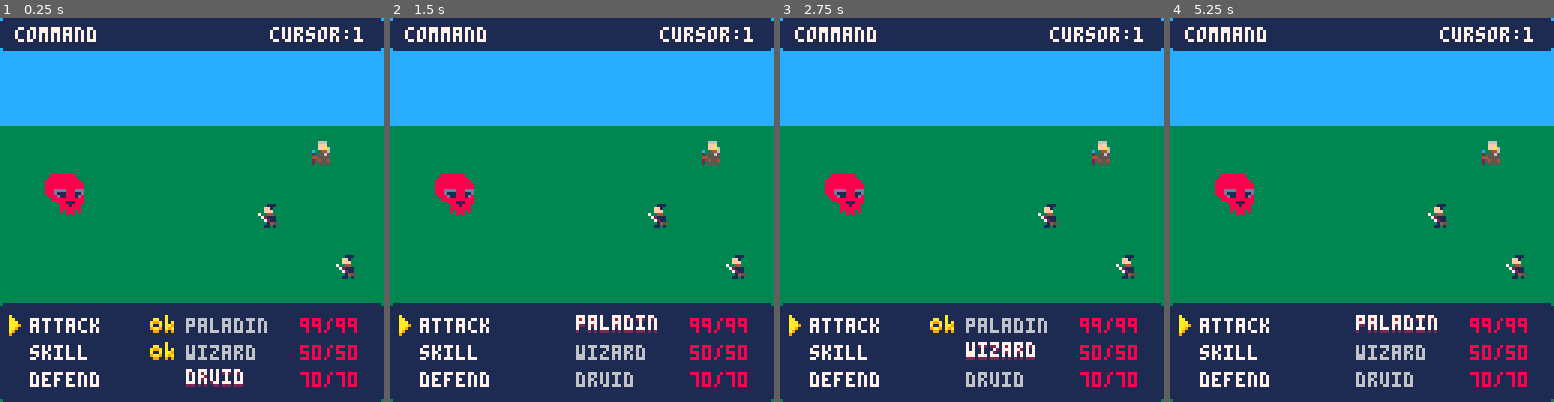
Above: before the commit, frames 1-4 (left to right).
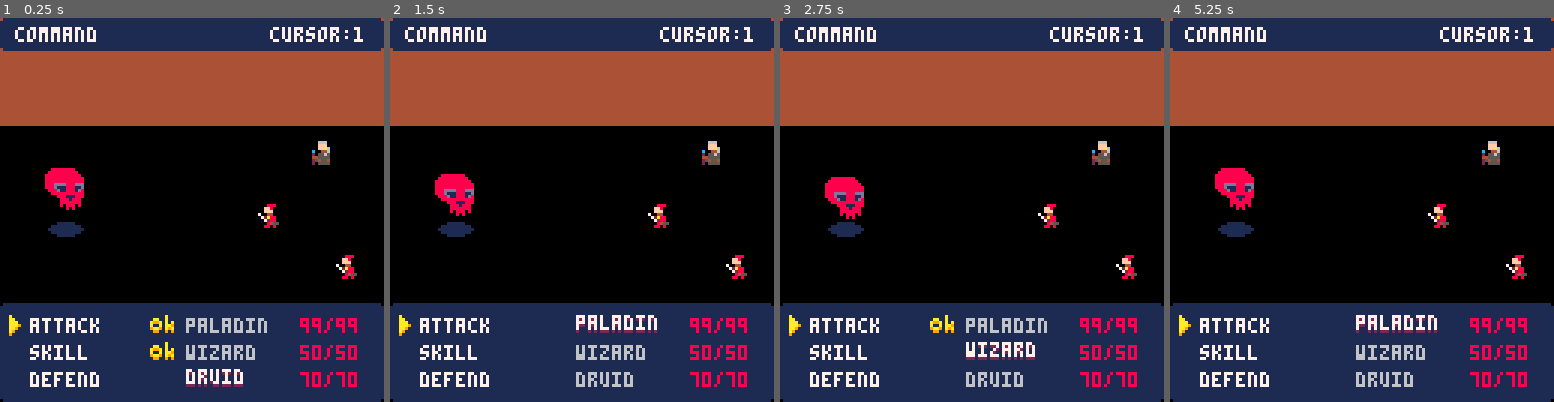
Above: after the commit, the same moments.

Repository: DevonOrxi/pico-rpg
Game: PICO-8 cartridge rpg.p8
Same seed, same stepped clock (60 frames per second), same inputs: the game is played once before the commit and once after it.
Inputs:
- Up to frame 1 (0.25 s): no input
- Up to frame 2 (1.5 s): tap X (X key) at 0.33, 1.07 s; tap O (Z key) at 0.7 s
- Up to frame 3 (2.75 s): tap O (Z key) at 1.7, 2.1, 2.5 s; tap X (X key) at 1.85 s; hold Up 2.15-2.42 s
- Up to frame 4 (5.25 s): tap O (Z key) every 0.4 s from 2.9 to 4.9 s; tap X (X key) at 2.97, 4.08, 5.2 s; hold Down 3.63-3.97 s; hold Up 4.73-5.03 s

The runs differ from the first frame. In frame 1, 65% of the frame differs, in the area x 0-100%, y 0-100%; in frame 2, 64%; in frame 3, 65%; in frame 4, 65%.

Commit message:
Animations and cursors

Diff:
--- a/rpg.p8
+++ b/rpg.p8
@@ -8,6 +8,8 @@
 b_status = "plan"
 flashing_screen = false
 flashing_color = 7
+
+cursor_selection = {}
 
 pc_slots = {
 	{ x = 85, y = 62 },
@@ -133,10 +135,16 @@
 		atk = 10, def = 5,
 		spd = 5, mag = 5,
 		spr = 64,
+		is_flying = true,
 		anchors = {
 			fx = {
 				x = 8,
 				y = 8
+			},
+			cursor = {
+				x = 16,
+				y = 4,
+				flipped = true
 			}
 		}
 	}
@@ -155,174 +163,171 @@
 -- ===== TASK MANAGER (COROUTINAS) =====
 
 taskmgr = {
-  executing = {},
-  queue = {}
+	executing = {},
+	queue = {}
 }
 
 function new_task(args)
-  local t = {
-    state = "awaiting",
-    next = args.next,
-    on_start = args.on_start,
-    on_tick = args.on_tick,
-    is_finished = args.is_finished,
-    on_done = args.on_done
-  }
-
-  t.co = cocreate(function()
-    t.state = "executing"
-    if t.on_start then t:on_start() end
-
-    -- si no hay on_tick, el task termina enseguida
-    local finished = false or not t.on_tick
-
-    while not finished do
-      t:on_tick()
-
-      if t.is_finished then
-        finished = t:is_finished()
-      else
-        finished = true
-      end
-
-      yield()
-    end
-
-    if t.on_done then t:on_done() end
-  end)
-
-  return t
+	local t = {
+		state = "awaiting",
+		next = args.next,
+		on_start = args.on_start,
+		on_tick = args.on_tick,
+		is_finished = args.is_finished,
+		on_done = args.on_done
+	}
+
+	t.co = cocreate(function()
+		t.state = "executing"
+		if t.on_start then t:on_start() end
+
+		-- si no hay on_tick, el task termina enseguida
+		local finished = false or not t.on_tick
+
+		while not finished do
+			t:on_tick()
+
+			if t.is_finished then
+				finished = t:is_finished()
+			else
+				finished = true
+			end
+
+			yield()
+		end
+
+		if t.on_done then t:on_done() end
+	end)
+
+	return t
 end
 
 function taskmgr.add(t)
-  add(taskmgr.queue, t)
+	add(taskmgr.queue, t)
 end
 
 local function start_queued()
-  for t in all(taskmgr.queue) do
-    add(taskmgr.executing, t)
-    del(taskmgr.queue, t)
-  end
+	for t in all(taskmgr.queue) do
+		add(taskmgr.executing, t)
+		del(taskmgr.queue, t)
+	end
 end
 
 local function tick_executing()
-  for t in all(taskmgr.executing) do
-    local ok, err = coresume(t.co)
-
-    -- si explota la corutina, la sacamos
-    if not ok then
-      -- opcional: printh(err)
-      del(taskmgr.executing, t)
-
-    -- si terminれは normalmente
-    elseif costatus(t.co) == "dead" then
-      if t.next then
-        -- permitir secuencias: t.next = {t2, t3, ...} o un solo task
-        if type(t.next) == "table" and t.next[1] then
-          for nt in all(t.next) do
-            taskmgr.add(nt)
-          end
-        else
-          taskmgr.add(t.next)
-        end
-      end
-
-      del(taskmgr.executing, t)
-    end
-  end
+	for t in all(taskmgr.executing) do
+		local ok, err = coresume(t.co)
+
+		-- si explota la corutina, la sacamos
+		if not ok then
+			-- opcional: printh(err)
+			del(taskmgr.executing, t)
+
+			-- si terminれは normalmente
+		elseif costatus(t.co) == "dead" then
+			if t.next then
+				-- permitir secuencias: t.next = {t2, t3, ...} o un solo task
+				if type(t.next) == "table" and t.next[1] then
+					for nt in all(t.next) do
+						taskmgr.add(nt)
+					end
+				else
+					taskmgr.add(t.next)
+				end
+			end
+
+			del(taskmgr.executing, t)
+		end
+	end
 end
 
 function taskmgr.update()
-  start_queued()
-  tick_executing()
+	start_queued()
+	tick_executing()
 end
 
 function await(secs)
-  -- en ani.p8 estaba hardcodeado a 30 fps
-  -- lo dejo igual por ahora para que el comportamiento sea el mismo
-  local frames = max(0, flr((secs or 0) * 30 + 0.5))
-  for i=1, frames do
-    yield()
-  end
+	-- en ani.p8 estaba hardcodeado a 30 fps
+	-- lo dejo igual por ahora para que el comportamiento sea el mismo
+	local frames = max(0, flr((secs or 0) * 30 + 0.5))
+	for i = 1, frames do
+		yield()
+	end
 end
 
 function lerp_char_pos(c, tx, ty, seconds)
-  local sx, sy = c.x, c.y
-  local frames = max(1, flr(seconds * stat(7) + 0.5))
-
-  for i=1,frames do
-    local t = i / frames
-    c.x = sx + (tx - sx) * t
-    c.y = sy + (ty - sy) * t
-    yield()
-  end
-
-  c.x, c.y = tx, ty
+	local sx, sy = c.x, c.y
+	local frames = max(1, flr(seconds * stat(7) + 0.5))
+
+	for i = 1, frames do
+		local t = i / frames
+		c.x = sx + (tx - sx) * t
+		c.y = sy + (ty - sy) * t
+		yield()
+	end
+
+	c.x, c.y = tx, ty
 end
 
 function init_actor_anim(a, anim_frames)
-  a.anim = {
-    id = "idle",
-    frame = 1,
-    ticker = 0,
-    -- en ani.p8, si looping es nil, no loopea; lo respetamos
-    looping = true
-  }
-  a.is_flashing = 0
-  a.anim_frame_data = anim_frames or default_player_anim_frames
+	a.anim = {
+		id = "idle",
+		frame = 1,
+		ticker = 0,
+		-- en ani.p8, si looping es nil, no loopea; lo respetamos
+		looping = true
+	}
+	a.is_flashing = 0
+	a.anim_frame_data = anim_frames
 end
 
 function update_actor_anim(a)
-  if not a or not a.anim or not a.anim_frame_data then
-    return
-  end
-
-  a.anim.ticker += 1
-
-  if a.anim.ticker >= tps then
-    a.anim.ticker = 0
-    local cur = a.anim_frame_data[a.anim.id]
-    if not cur then return end
-
-    a.anim.frame += 1
-    if a.anim.frame > #cur then
-      if a.anim.looping then
-        a.anim.frame = 1
-      else
-        a.anim.frame = #cur
-      end
-    end
-
-    a.spr = cur[a.anim.frame]
-  end
+	if not a or not a.anim or not a.anim_frame_data then
+		return
+	end
+
+	a.anim.ticker += 1
+
+	if a.anim.ticker >= tps then
+		a.anim.ticker = 0
+		local cur = a.anim_frame_data[a.anim.id]
+		if not cur then return end
+
+		a.anim.frame += 1
+		if a.anim.frame > #cur then
+			if a.anim.looping then
+				a.anim.frame = 1
+			else
+				a.anim.frame = #cur
+			end
+		end
+
+		a.spr = cur[a.anim.frame]
+	end
 end
 
 function update_anims()
-  -- players
-  if players then
-    for p in all(players) do
-      update_actor_anim(p)
-    end
-  end
-
-  -- enemies (por ahora sれはlo los que tengan anim definida)
-  if enemies then
-    for e in all(enemies) do
-      update_actor_anim(e)
-    end
-  end
+	-- players
+	for p in all(players) do
+		update_actor_anim(p)
+	end
+
+	-- enemies
+	for e in all(enemies) do
+		update_actor_anim(e)
+		update_floating(e)
+	end
 end
 
 function start_actor_anim(a, anim_id, looping)
-  if not a or not a.anim then return end
-
-  a.anim.id = anim_id
-  a.anim.frame = 1
-  a.anim.ticker = 0
-
-  if looping ~= nil then
-    a.anim.looping = looping
-  end
+	if not a or not a.anim then return end
+
+	a.anim.id = anim_id
+	a.anim.frame = 1
+	a.anim.ticker = 0
+
+	if looping ~= nil then
+		a.anim.looping = looping
+	end
 end
 
 --#pub-func
@@ -360,8 +365,10 @@
 			ui_stats = draw_stats
 		},
 		target = {
+			--no command sino nombre del actor?
 			ui_command = draw_command_texts,
-			ui_stats = draw_stats
+			ui_stats = draw_stats,
+			ui_cursor = draw_pointer_cursors
 		},
 		skill_sel = {
 			ui_skill_sel = draw_skill_sel
@@ -373,32 +380,32 @@
 end
 
 function _update()
-  -- corutinas generales (timelines, tweens, etc.)
-  taskmgr.update()
-
-  -- animaciones de actores
-  update_anims()
-
-  -- timers de daれねo flotante
-  update_damage_counters()
-
-  -- lれはgica de input / estados
-  if b_status == "plan" then
-    plan_loop()
-  elseif b_status == "exec" then
-    -- por ahora no hay lれはgica extra de exec:
-    -- las corutinas se ejecutan siempre via taskmgr.update()
-  end
+	-- corutinas generales (timelines, tweens, etc.)
+	taskmgr.update()
+
+	-- animaciones de actores
+	update_anims()
+
+	-- timers de daれねo flotante
+	update_damage_counters()
+
+	-- lれはgica de input / estados
+	if b_status == "plan" then
+		plan_loop()
+	elseif b_status == "exec" then
+		-- por ahora no hay lれはgica extra de exec:
+		-- las corutinas se ejecutan siempre via taskmgr.update()
+	end
 end
 
 function _draw()
 	cls()
 	draw_back()
-	spr(enemies[1].spr, enemies[1].x, enemies[1].y, 2, 2)
+	draw_enemies()
 	draw_party()
 	draw_ui()
 	-- debug:
-	print("cursor:"..tostr(nav_cursor_ix), 90, 3, 7)
+	print("cursor:" .. tostr(nav_cursor_ix), 90, 3, 7)
 end
 
 function plan_loop()
@@ -407,11 +414,13 @@
 			handle_movement()
 		end
 	end
+
+	update_plan_cursors()
 end
 
 function update_damage_counters()
 	for i = #dmg_counters, 1, -1 do
-        local elem = dmg_counters[i]
+		local elem = dmg_counters[i]
 		if elem then
 			elem.timer -= 1
 
@@ -424,7 +433,30 @@
 				elem.y += elem.vy
 			end
 		end
-    end
+	end
+end
+
+function update_plan_cursors()
+	cursor_selection = {}
+
+	if nav_table_pointer ~= "target" then return end
+
+	local n = #npc_slots
+	if n == 0 then return end
+
+	nav_cursor_ix = mid(1, nav_cursor_ix, n)
+
+	local anchor = get_target_anchor(nav_cursor_ix)
+	if not anchor then return end
+
+	add(cursor_selection, anchor)
+end
+
+function update_floating(a)
+	if not a.is_flying then return end
+
+	a.float_t += a.float_speed
+	a.y = a.base_y + sin(a.float_t) * a.float_amp
 end
 
 -- ===== helpers de estado - PLAN =====
@@ -514,22 +546,22 @@
 
 -- ===== cancelar (B) =====
 function handle_cancel()
-  if not btnp(5) then return false end
-
-  -- siempre descartamos lo parcial del PJ actual
-  current_order = nil
-
-  -- si hay un pj anterior ya confirmado, volvemos a ese PJ
-  if #nav_order_stack > 0 then
-    -- "cancelar todo su stack desde el comienzo":
-    -- sacamos su orden del stack (queda sin confirmar) y volvemos al menれむ command
-    del(nav_order_stack, nav_order_stack[#nav_order_stack])
-  end
-
-  -- UI base para el PJ actual (que ahora es el anterior, o el mismo si no habれとa)
-  nav_table_pointer = "command"
-  nav_cursor_ix = 1
-  return true
+	if not btnp(5) then return false end
+
+	-- siempre descartamos lo parcial del PJ actual
+	current_order = nil
+
+	-- si hay un pj anterior ya confirmado, volvemos a ese PJ
+	if #nav_order_stack > 0 then
+		-- "cancelar todo su stack desde el comienzo":
+		-- sacamos su orden del stack (queda sin confirmar) y volvemos al menれむ command
+		del(nav_order_stack, nav_order_stack[#nav_order_stack])
+	end
+
+	-- UI base para el PJ actual (que ahora es el anterior, o el mismo si no habれとa)
+	nav_table_pointer = "command"
+	nav_cursor_ix = 1
+	return true
 end
 
 -- ===== movimiento =====
@@ -551,8 +583,7 @@
 		-- TODO: tamaれねo real del menれむ de skills del comando elegido
 		return 1
 	elseif nav_table_pointer == "target" then
-		-- TODO: cantidad de objetivos vれくlidos
-		return 1
+		return get_target_count()
 	end
 
 	return 1
@@ -572,20 +603,22 @@
 		local final_x = boss_anchor.x + boss.x - (2 * 3 + 1) / 2
 		local final_y = boss_anchor.y + boss.y - 10
 
-		add(dmg_counters, {
-			text = "58",
-			x = final_x,
-			y = final_y,
-			color_fg = 7,
-			color_bg = 1,
-			color_fg_fade = 6,
-			color_bg_fade = 0,
-			vx = 0,
-			vy = -2.5,
-			timer = seconds(0.8),
-			ax = 0.025,
-			ay = 0.25
-		})
+		add(
+			dmg_counters, {
+				text = "58",
+				x = final_x,
+				y = final_y,
+				color_fg = 7,
+				color_bg = 1,
+				color_fg_fade = 6,
+				color_bg_fade = 0,
+				vx = 0,
+				vy = -2.5,
+				timer = seconds(0.8),
+				ax = 0.025,
+				ay = 0.25
+			}
+		)
 	end
 end
 
@@ -597,8 +630,20 @@
 
 -- ===== dibujo =====
 function draw_back()
-	rectfill(0, 0, 127, 35, 12)
-	rectfill(0, 36, 127, 127, 3)
+	rectfill(0, 0, 127, 35, 4)
+	rectfill(0, 36, 127, 127, 0)
+end
+
+function draw_enemies()
+	local enemy = enemies[1]
+	if not enemy then return end
+
+	if enemy.is_flying then
+		spr(96, enemy.x, enemy.base_y + 14)
+		spr(96, enemy.x + 6, enemy.base_y + 14, 1, 1, true)
+	end
+
+	spr(enemy.spr, enemy.x, enemy.y, 2, 2)
 end
 
 function draw_party()
@@ -614,12 +659,21 @@
 	draw_rounded_rect(0, 95, 127, 127, 1)
 	local flags = show_flags[nav_table_pointer]
 	if flags then
-		for _, fn in pairs(flags) do fn() end
+		for _, fn in pairs(flags) do
+			fn()
+		end
 	end
 end
 
 function draw_execution_ui()
 	draw_damage_counters()
+end
+
+function draw_pointer_cursors()
+	for a in all(cursor_selection) do
+		if not a then return end
+		spr(128, a.x, a.y, 1, 1, a.flipped or false)
+	end
 end
 
 function draw_damage_counters()
@@ -688,6 +742,36 @@
 end
 
 -- ===== helpers varios =====
+function clamp(v, a, b)
+	return max(a, min(b, v))
+end
+
+function get_target_count()
+	-- por ahora: usamos npc_slots como lista de navegacion
+	return #npc_slots
+end
+
+function get_target_enemy(ix)
+	-- por ahora 1 slot == 1 enemigo (tu boss)
+	return enemies[ix]
+end
+
+function get_target_anchor(ix)
+	local e = enemies[ix]
+	local slot = npc_slots[ix]
+	if not slot then return nil end
+
+	if e and e.anchors and e.anchors.cursor then
+		return {
+			x = slot.x + e.anchors.cursor.x,
+			y = slot.y + e.anchors.cursor.y,
+			flipped = e.anchors.cursor.flipped
+		}
+	end
+
+	return { x = slot.x, y = slot.y }
+end
+
 function get_char_fx_pos(char)
 	if char then
 		local char_ax = char.anchors.fx.x
@@ -714,21 +798,28 @@
 end
 
 function instance_char(tpl, slot)
-  local a = tcopy(tpl)
-  a.c_hp = a.c_hp or a.m_hp
-
-  if slot then
-    a.x = slot.x
-    a.y = slot.y
-  end
-
-  -- si el template tiene skillset, asumimos que es un PJ jugable
-  -- y le damos animaciれはn tipo player
-  if tpl.skillset then
-    init_actor_anim(a, tpl.anim_frame_data or default_player_anim_frames)
-  end
-
-  return a
+	local a = tcopy(tpl)
+	a.c_hp = a.c_hp or a.m_hp
+
+	if slot then
+		a.x = slot.x
+		a.y = slot.y
+	end
+
+	if tpl.is_flying then
+		a.base_y = a.y
+		a.float_t = 0
+		a.float_amp = 2
+		a.float_speed = 0.02
+	end
+
+	-- si el template tiene skillset, asumimos que es un PJ jugable
+	-- y le damos animaciれはn tipo player
+	if tpl.skillset then
+		init_actor_anim(a, tpl.anim_frames)
+	end
+
+	return a
 end
 
 function draw_rounded_rect(x0, y0, x1, y1, c)
Not shown, changed: 19 lines of the sprite sheet (__gfx__) section of rpg.p8
